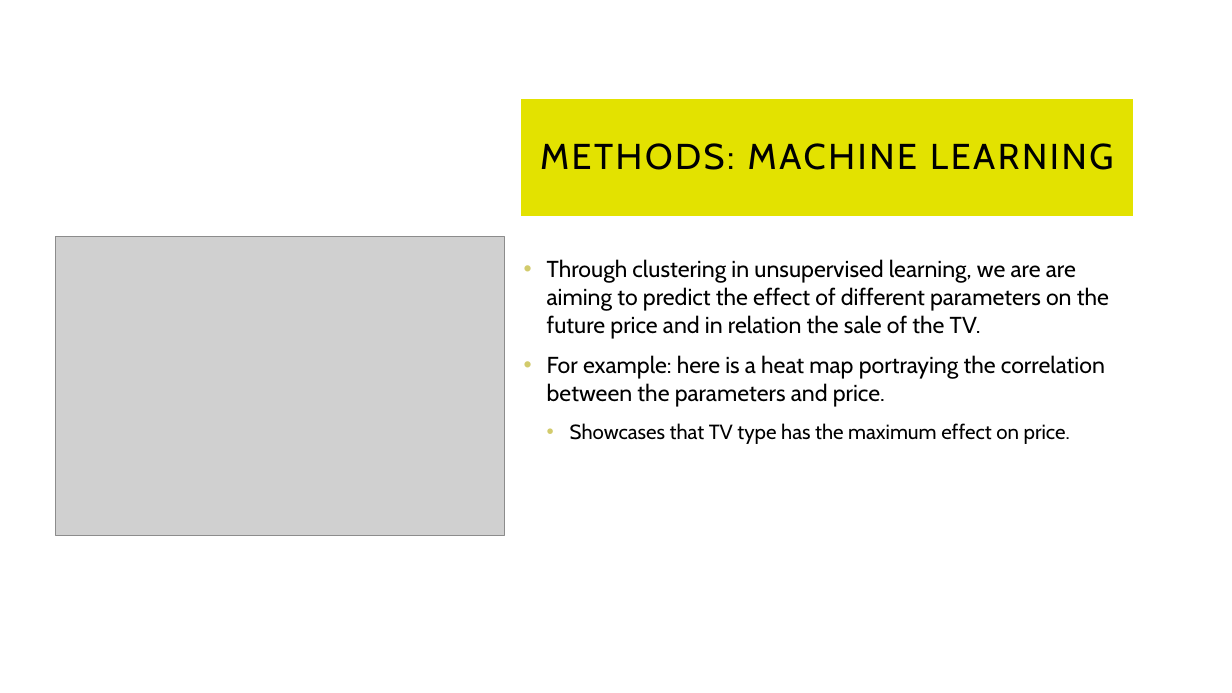
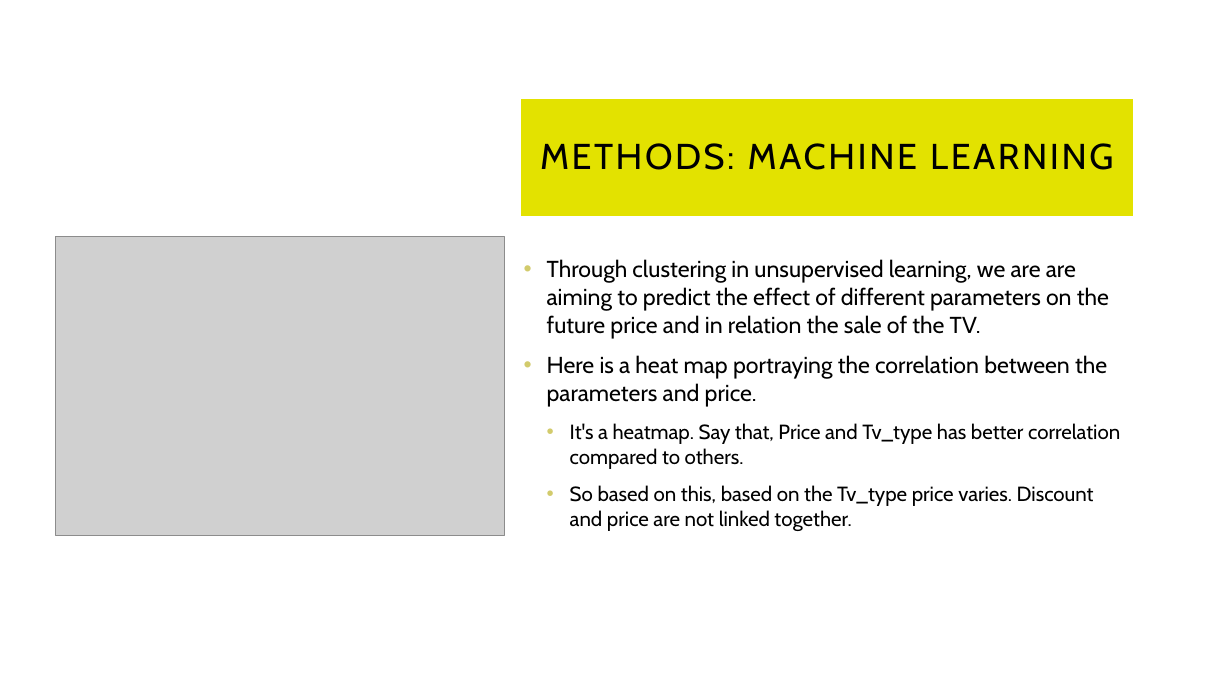
Before and after one commit to kdmorjam/Project_4_BestBuy, a slide deck: slide 6 of Final Project/BestBuy.pptx. Drawn at 1232x693 pixels with LibreOffice and Linux fonts; fonts in the diff are those of the drawing; grey boxes stand for pictures. Boxes give left, top, right and bottom in pixels: in the first picture for what was removed or moved away, otherwise in the second. Text is boxed around its words. In the diff, an @@ line names an element or a change of style, - is before the commit and + after.

```diff
--- a/Final Project/BestBuy.pptx
+++ b/Final Project/BestBuy.pptx
@@ text at (547,355,1120,531): text changed; size 18 to 16 pt @@
-• For example: here is a heat map portraying the correlation between the parameters and price.
-  • Showcases that TV type has the maximum effect on price.
+• Here is a heat map portraying the correlation between the parameters and price.
+  • It's a heatmap. Say that, Price and Tv_type has better correlation compared to others.
+  • So based on this, based on the Tv_type price varies. Discount and price are not linked together.
```
Also in this commit, not shown: 1 other slide changed, 8 slides added, 2 other files.
